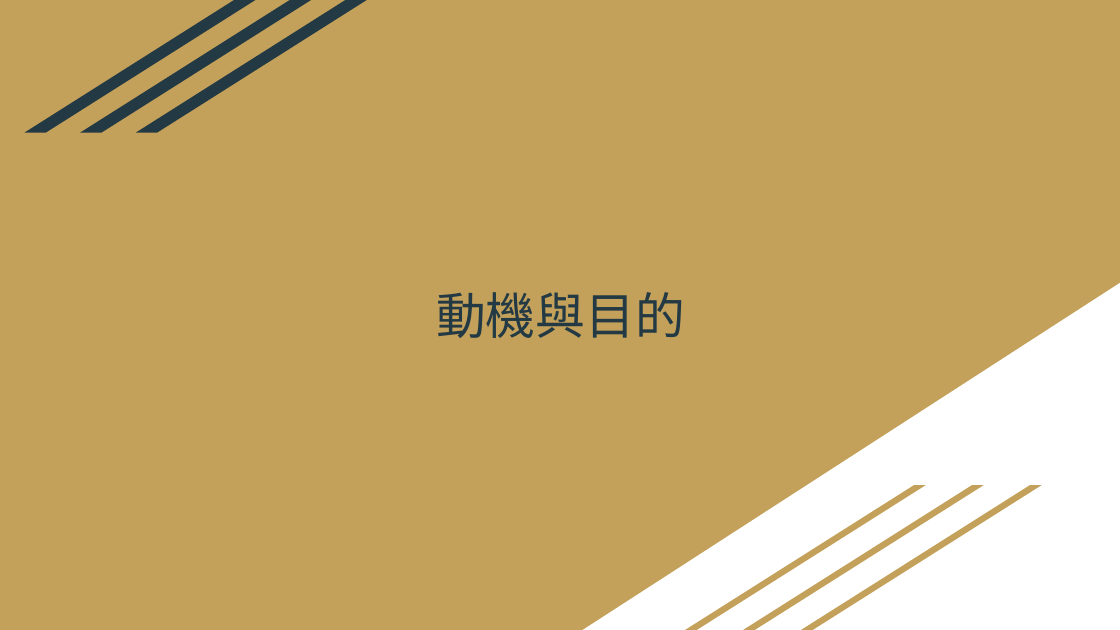
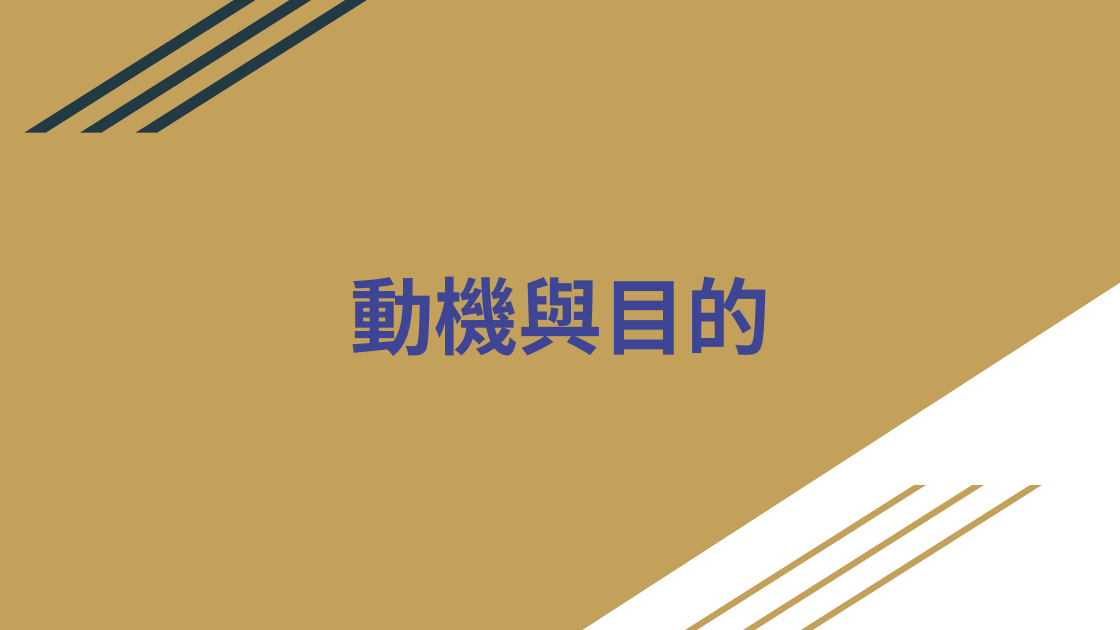
Before and after one commit to Yuchiaoniu/wandering, a slide deck: slide 5 of 葉登發/第四組 浪跡天涯 .pptx. Drawn at 1120x630 pixels with LibreOffice and Linux fonts; fonts in the diff are those of the drawing. Boxes give left, top, right and bottom in pixels: in the first picture for what was removed or moved away, otherwise in the second. Text is boxed around its words. In the diff, an @@ line names an element or a change of style, - is before the commit and + after.

```diff
--- a/葉登發/第四組 浪跡天涯 .pptx
+++ b/葉登發/第四組 浪跡天涯 .pptx
@@ title "動機與目的" at (351, 276, 771, 356): size 32 to 54 pt, font TeX Gyre Adventor to Noto Sans CJK SC, text colour #233A44 to #3D4594, bold on @@
```
Also in this commit, not shown: 4 other slides changed, 2 slides added.
